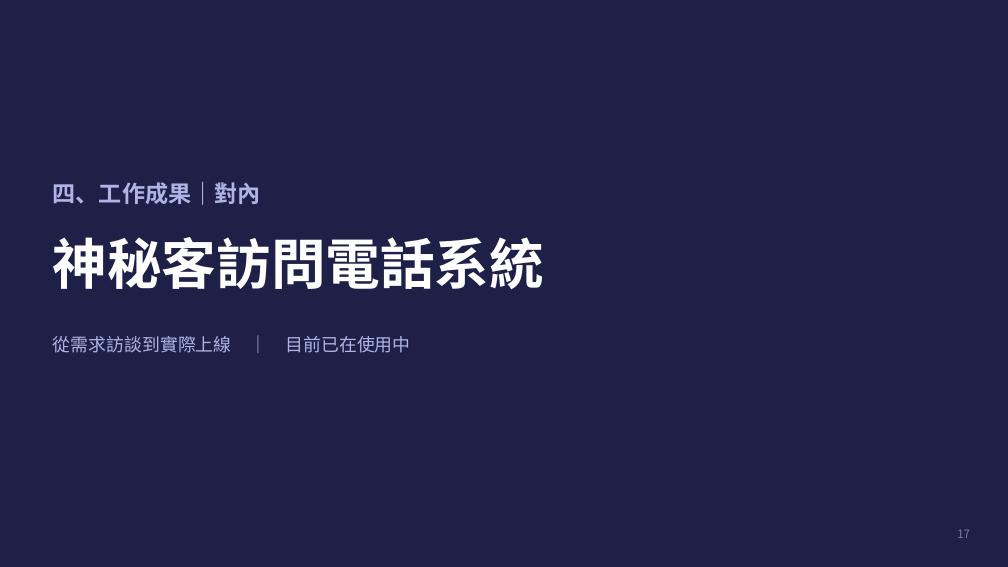
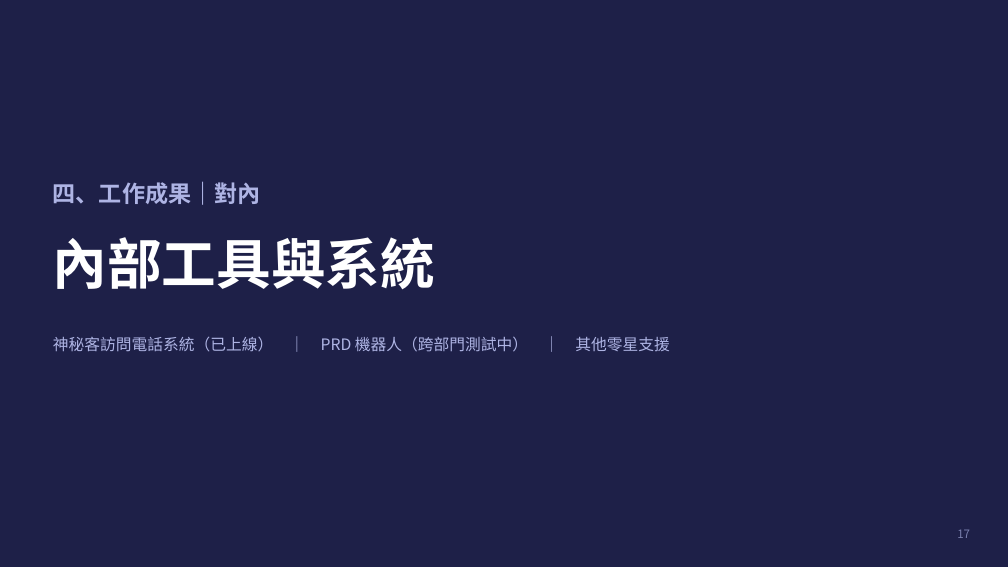
Before and after one commit to kirihuang-bit/freshman-report, a slide deck: slide 17 of 黃家朗新人報告.pptx. Drawn at 1008x567 pixels with LibreOffice and Linux fonts; fonts in the diff are those of the drawing. Boxes give left, top, right and bottom in pixels: in the first picture for what was removed or moved away, otherwise in the second. Text is boxed around its words. In the diff, an @@ line names an element or a change of style, - is before the commit and + after.

```diff
--- a/黃家朗新人報告.pptx
+++ b/黃家朗新人報告.pptx
@@ text at [53,237,435,289]: text changed @@
-神秘客訪問電話系統
+內部工具與系統
@@ text at [53,337,669,352]: text changed; size 17 to 15 pt @@
-從需求訪談到實際上線 ｜ 目前已在使用中
+神秘客訪問電話系統（已上線） ｜ PRD 機器人（跨部門測試中） ｜ 其他零星支援
```
Also in this commit, not shown: 18 other slides changed, 4 slides added, 1 slide removed, 4 other files.
